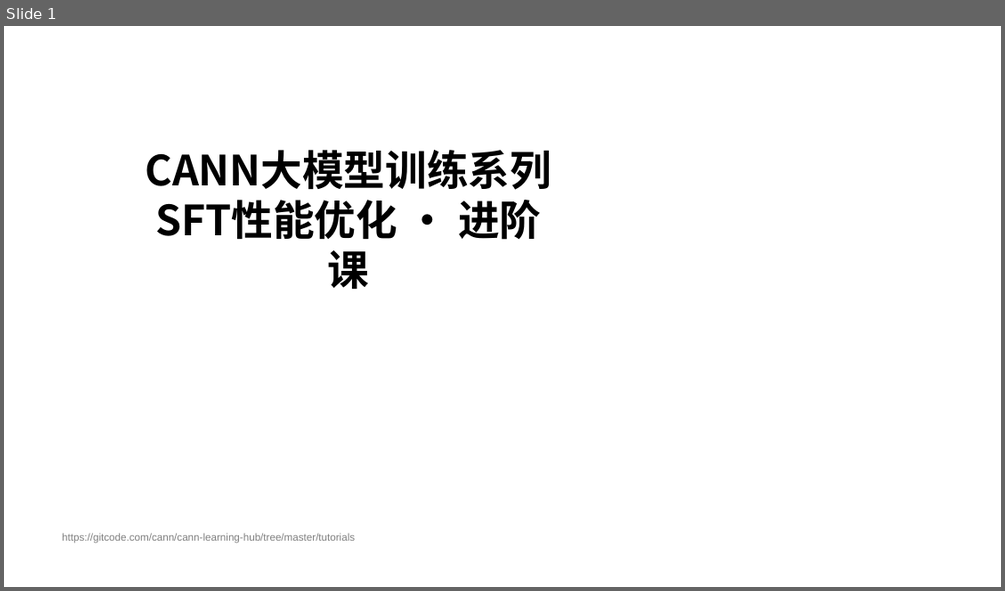
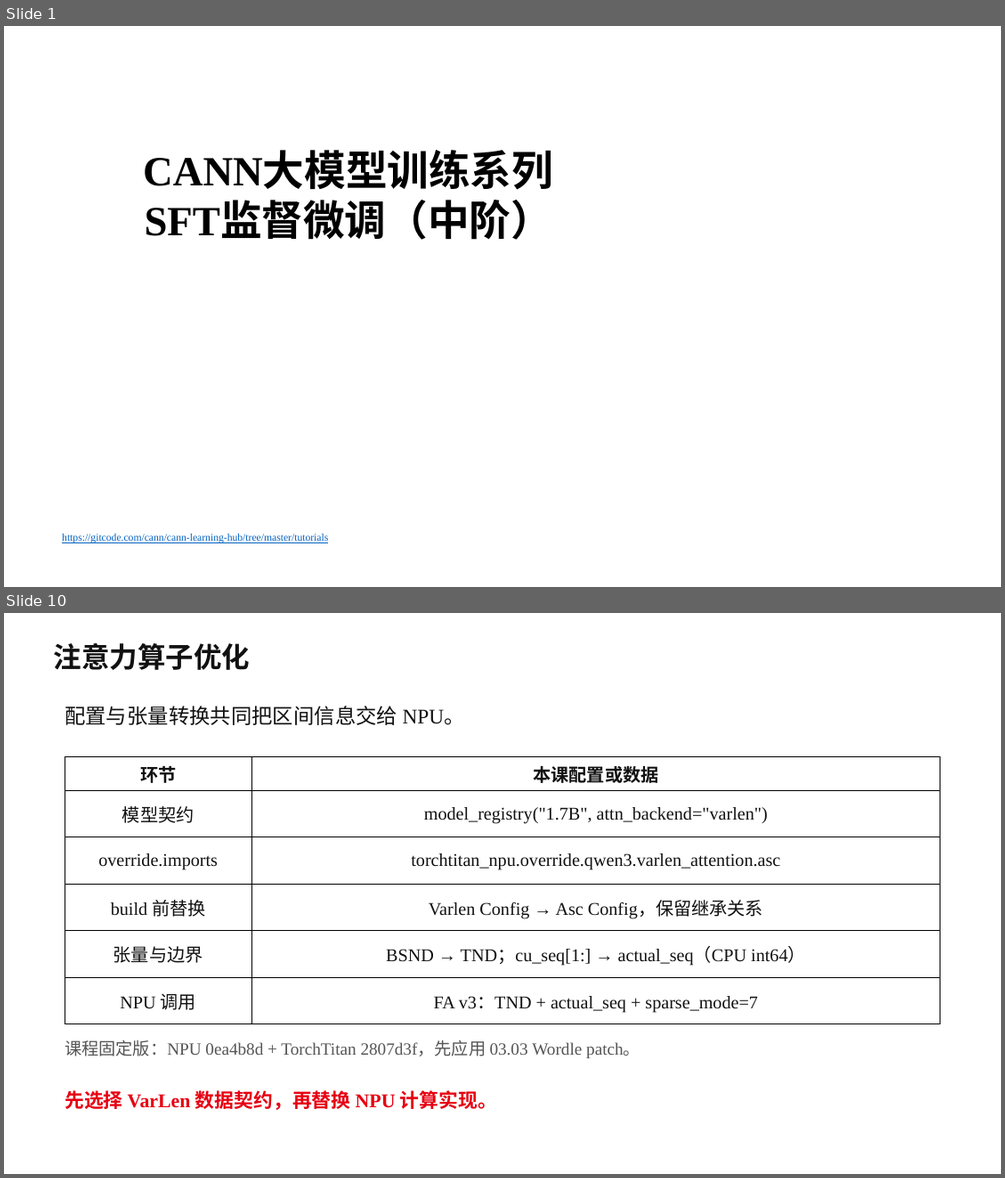
Before and after one commit to hicann/cann-learning-hub, a slide deck: tutorials/sft_training_pipeline/slides/02_sft_training_pipeline.pptx. Shown one above the other, each under a label of ours: slide 1 before the commit, slides 1 and 10 after it; the slides between them are not shown. The pictures are 1005x591 and 1005x1178 pixels, drawn with LibreOffice and Linux fonts; fonts in the diff are those of the drawing; background and template pictures are left out. Boxes give left, top, right and bottom in pixels: in the first picture for what was removed or moved away, otherwise in the second. Text is boxed around its words. In the diff, an @@ line names an element or a change of style, - is before the commit and + after.

Commit message:
docs: 更新 SFT/RL 中阶课程课件

# message auto-generated for no-merge-commit merge:
!1071 merge sft2 into test

docs: 更新 SFT/RL 中阶课程课件

Description: ## 描述
更新了训练课程SFT和RL部分的PPT

## 关联的Issue
不涉及ISSUE

## 测试
本次不涉及代码修改，无需测试

## 文档更新
在SFT和RL中的主README中新增对应的PPT链接地址

## 类型标签
<!--  [x] 表示选中 -->
- [ ] Bug修复
- [ ] 新特性
- [ ] 内容优化
- [x] 其他，请描述：更新课程PPT

## 其他信息
<!-- 在这里可以添加任何与这个 Pull Request 相关的其他说明。 -->

See merge request: cann/cann-learning-hub!1071

```diff
--- a/tutorials/sft_training_pipeline/slides/02_sft_training_pipeline.pptx
+++ b/tutorials/sft_training_pipeline/slides/02_sft_training_pipeline.pptx
@@ slide 10 added at <box>4,613,1001,1174</box>, background picture (left out) @@
@@ text added at <box>54,643,251,670</box>, 27 pt, text #111111, bold @@
+注意力算子优化
@@ text added at <box>65,706,465,725</box>, 20 pt, text #111111 @@
+配置与张量转换共同把区间信息交给 NPU。
@@ table added at <box>65,757,940,1023</box>, 6 rows, 2 columns @@
+环节 | 本课配置或数据
+模型契约 | model_registry("1.7B", attn_backend="varlen")
+override.imports | torchtitan_npu.override.qwen3.varlen_attention.asc
+build 前替换 | Varlen Config → Asc Config，保留继承关系
+张量与边界 | BSND → TND；cu_seq[1:] → actual_seq（CPU int64）
+NPU 调用 | FA v3：TND + actual_seq + sparse_mode=7
@@ text added at <box>65,1040,640,1058</box>, 16.5 pt, text #555555 @@
+课程固定版：NPU 0ea4b8d + TorchTitan 2807d3f，先应用 03.03 Wordle patch。
@@ text added at <box>65,1090,497,1110</box>, 18.8 pt, text #E60012, bold @@
+先选择 VarLen 数据契约，再替换 NPU 计算实现。
@@ slide 1 changed as well @@
@@ text at <box>143,153,553,190</box>: font Noto Sans CJK SC to Times New Roman in "CANN大模型训练系列" @@
@@ text at <box>145,203,552,240</box>: text changed; font Noto Sans CJK SC to Times New Roman @@
-SFT性能优化 · 进阶课
+SFT监督微调（中阶）
@@ text "https://gitcode.com/cann/cann-learning-hub/tree/master/tutor ..." at <box>62,533,328,543</box>: font Arial to Times New Roman, text colour #808080 to #0563C1, underline on @@
```
Also in this commit, not shown: 5 other slides changed, 29 other slides added, 31 slides removed, 1 other file.
